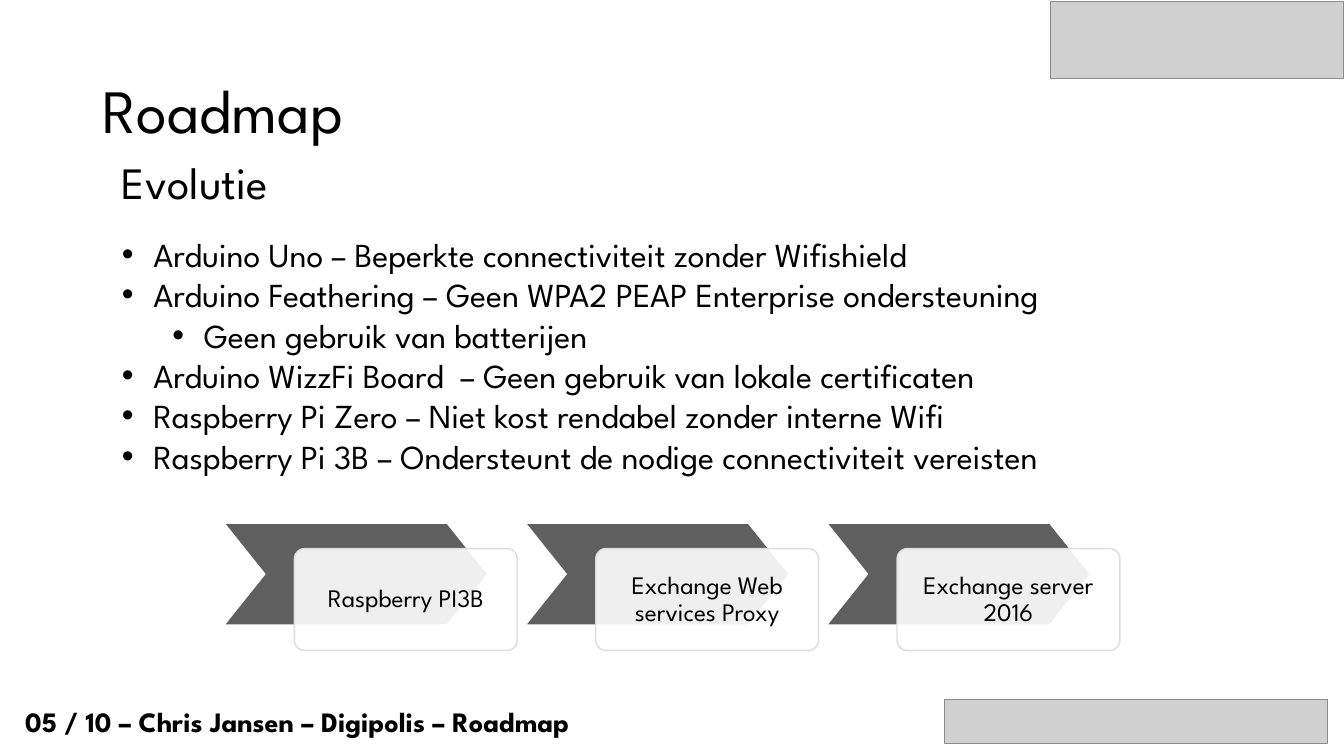
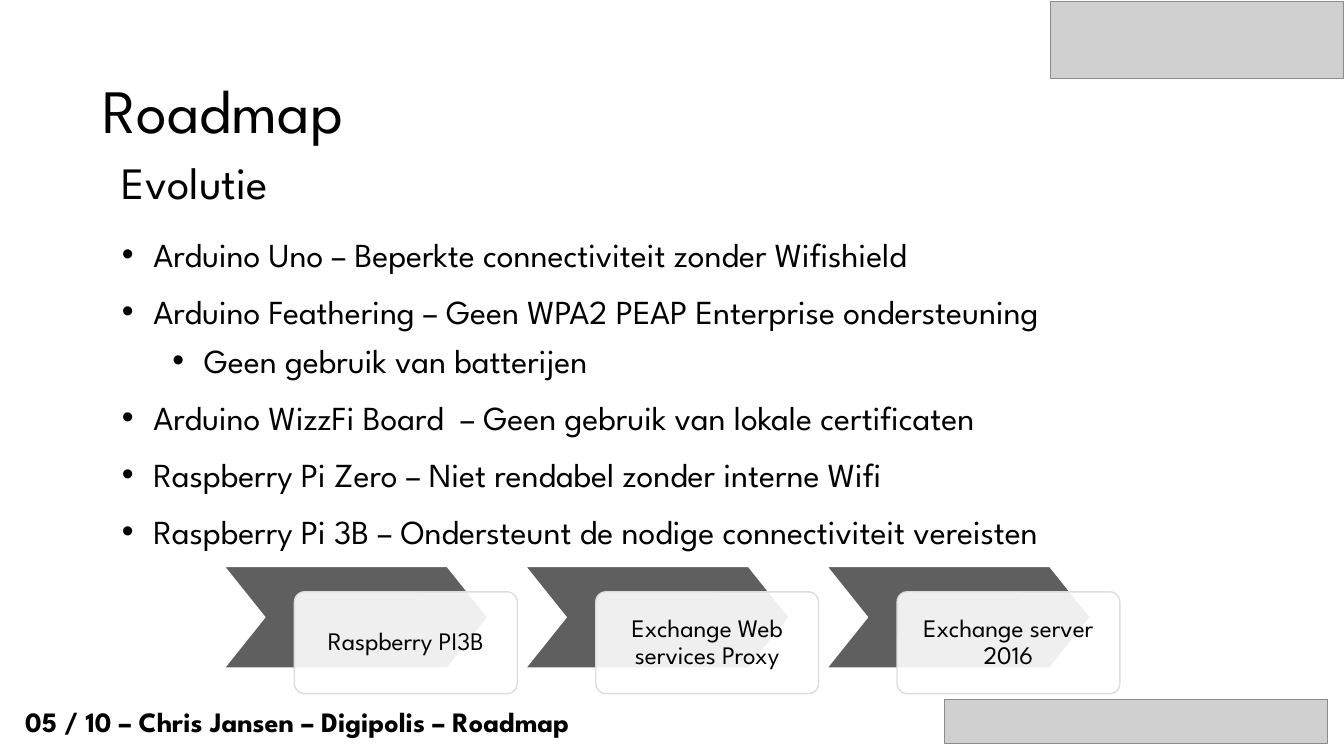
Before and after one commit to mitchdewinter/bap1617-ChrisJansen, a slide deck: slide 6 of Presentaties/Chris_Jansen_Digipolis_Antwerpen_Tussentijdsepresentatie.pptx. Drawn at 1344x756 pixels with LibreOffice and Linux fonts; fonts in the diff are those of the drawing; grey boxes stand for pictures; background and template pictures are left out. Boxes give left, top, right and bottom in pixels: in the first picture for what was removed or moved away, otherwise in the second. Text is boxed around its words. In the diff, an @@ line names an element or a change of style, - is before the commit and + after.

```diff
--- a/Presentaties/Chris_Jansen_Digipolis_Antwerpen_Tussentijdsepresentatie.pptx
+++ b/Presentaties/Chris_Jansen_Digipolis_Antwerpen_Tussentijdsepresentatie.pptx
@@ text at box(153, 243, 1038, 438): more space between paragraphs @@
@@ text at box(153, 463, 881, 494): text changed @@
-• Raspberry Pi Zero – Niet kost rendabel zonder interne Wifi
+• Raspberry Pi Zero – Niet rendabel zonder interne Wifi
@@ 3 texts, 3 chevrons, 3 rounded rectangles: place and size @@
-3 texts, 3 chevrons, 3 rounded rectangles at box(224, 523, 1120, 650)
+3 texts, 3 chevrons, 3 rounded rectangles at box(224, 567, 1120, 694)
```
Also in this commit, not shown: 6 other slides changed, 2 other files.
